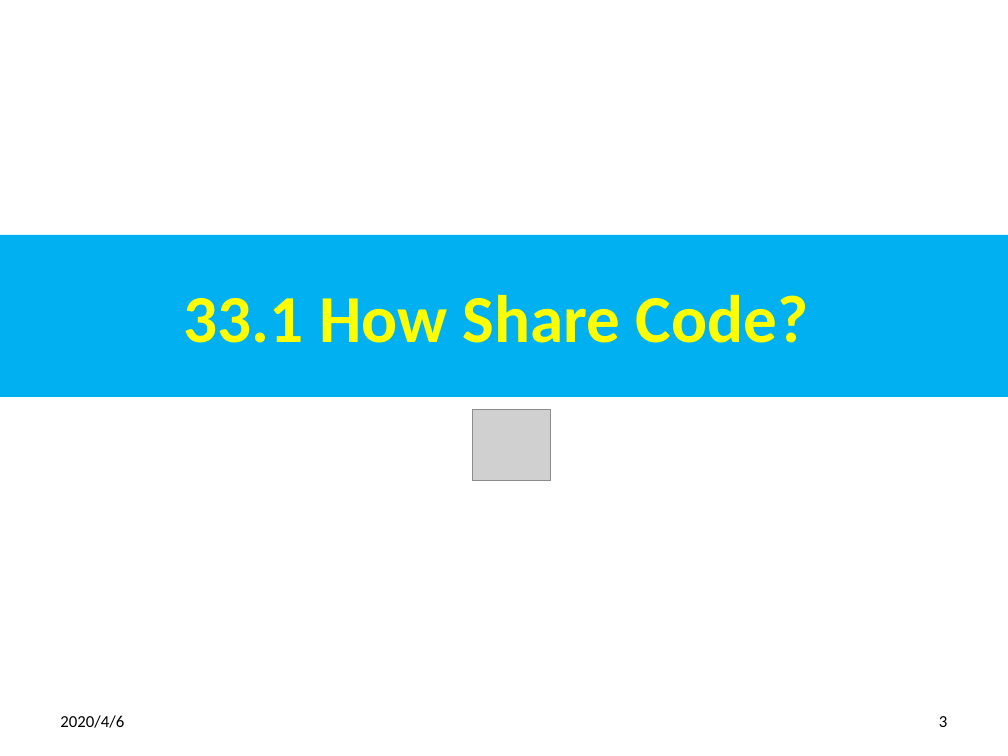
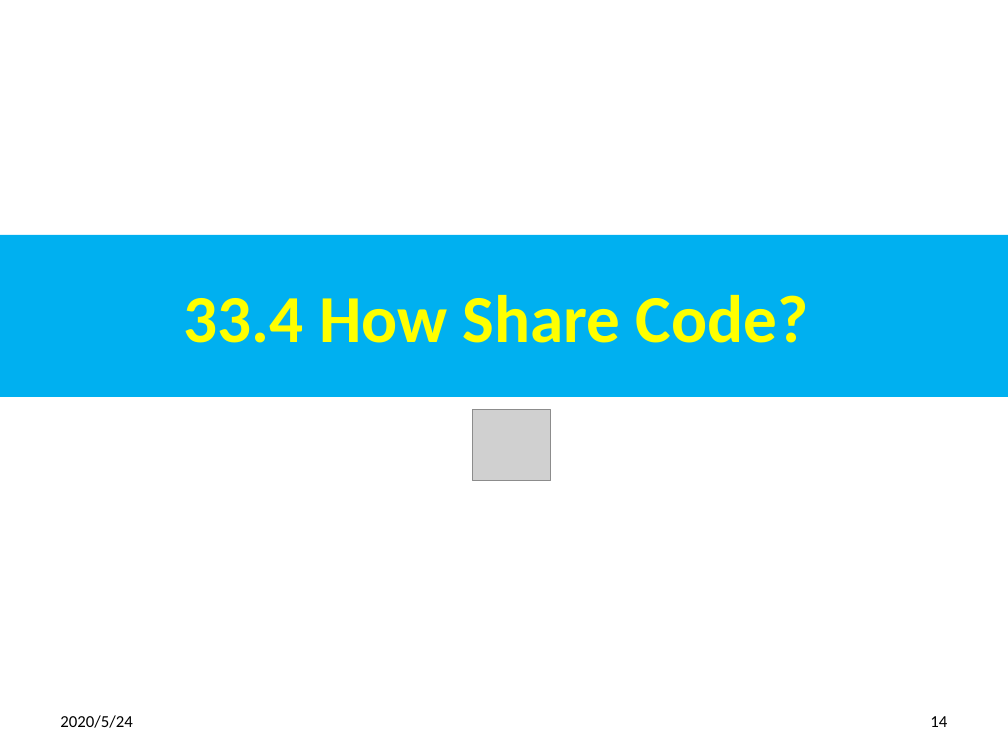
Before and after one commit to peterhchen/800-React-Hook, a slide deck: slide 14 of 33_HOC1.pptx (slide 3 before the commit). Drawn at 1008x756 pixels with LibreOffice and Linux fonts; fonts in the diff are those of the drawing; grey boxes stand for pictures. Boxes give left, top, right and bottom in pixels: in the first picture for what was removed or moved away, otherwise in the second. Text is boxed around its words. In the diff, an @@ line names an element or a change of style, - is before the commit and + after.

```diff
--- a/33_HOC1.pptx
+++ b/33_HOC1.pptx
@@ title at box(184, 295, 809, 343): text changed @@
-33.1 How Share Code?
+33.4 How Share Code?
@@ text at box(60, 715, 132, 728): text changed @@
-2020/4/6
+2020/5/24
@@ page number at box(930, 716, 947, 727): text changed @@
-3
+14
```
Also in this commit, not shown: 5 other slides changed, 13 slides added, 49 other files.
